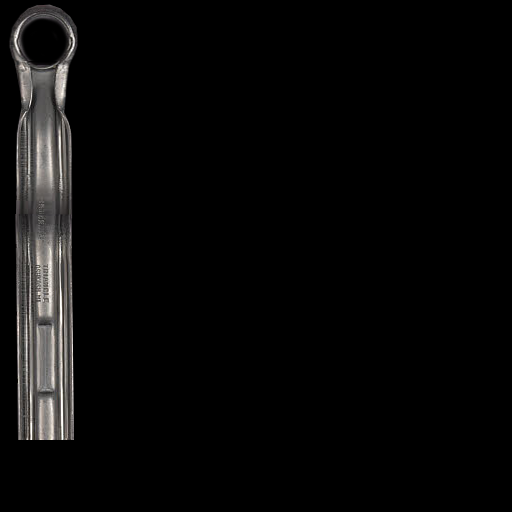
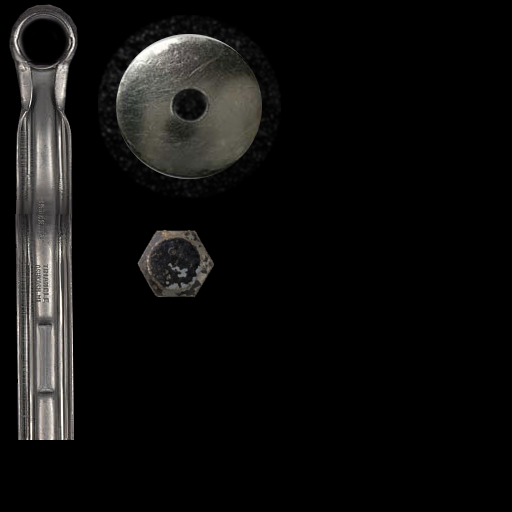
Layer changes from the first 512x512 image to the second:
added layer "Pasted Layer #3" above "Pasted Layer #2" over [137, 229, 214, 298]
added layer "Pasted Layer #2" above "Pasted Layer #1" over [116, 34, 262, 179]
added layer "Pasted Layer #1" (75%) above "Pasted Layer" over [98, 15, 281, 198]
